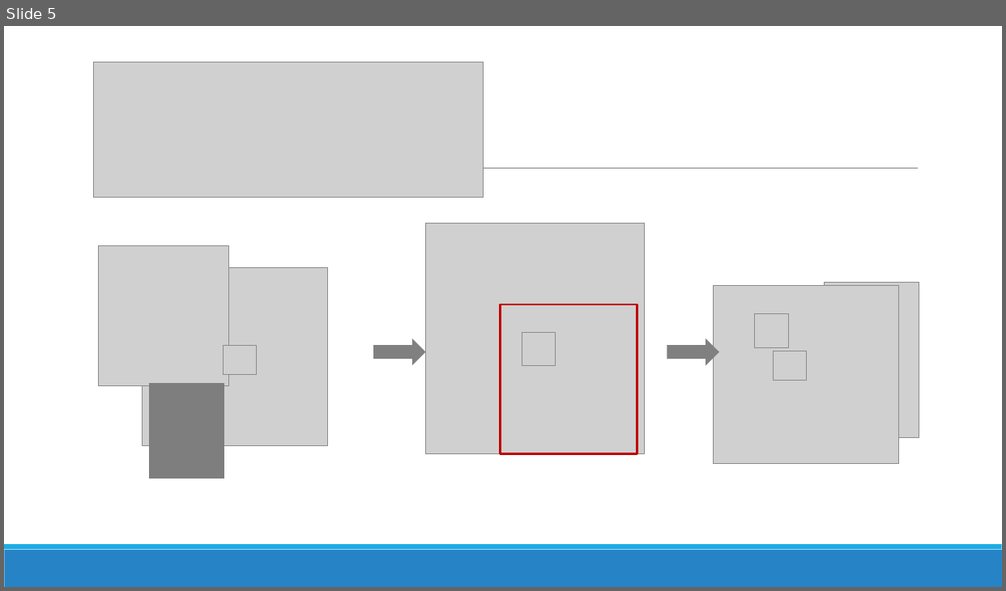
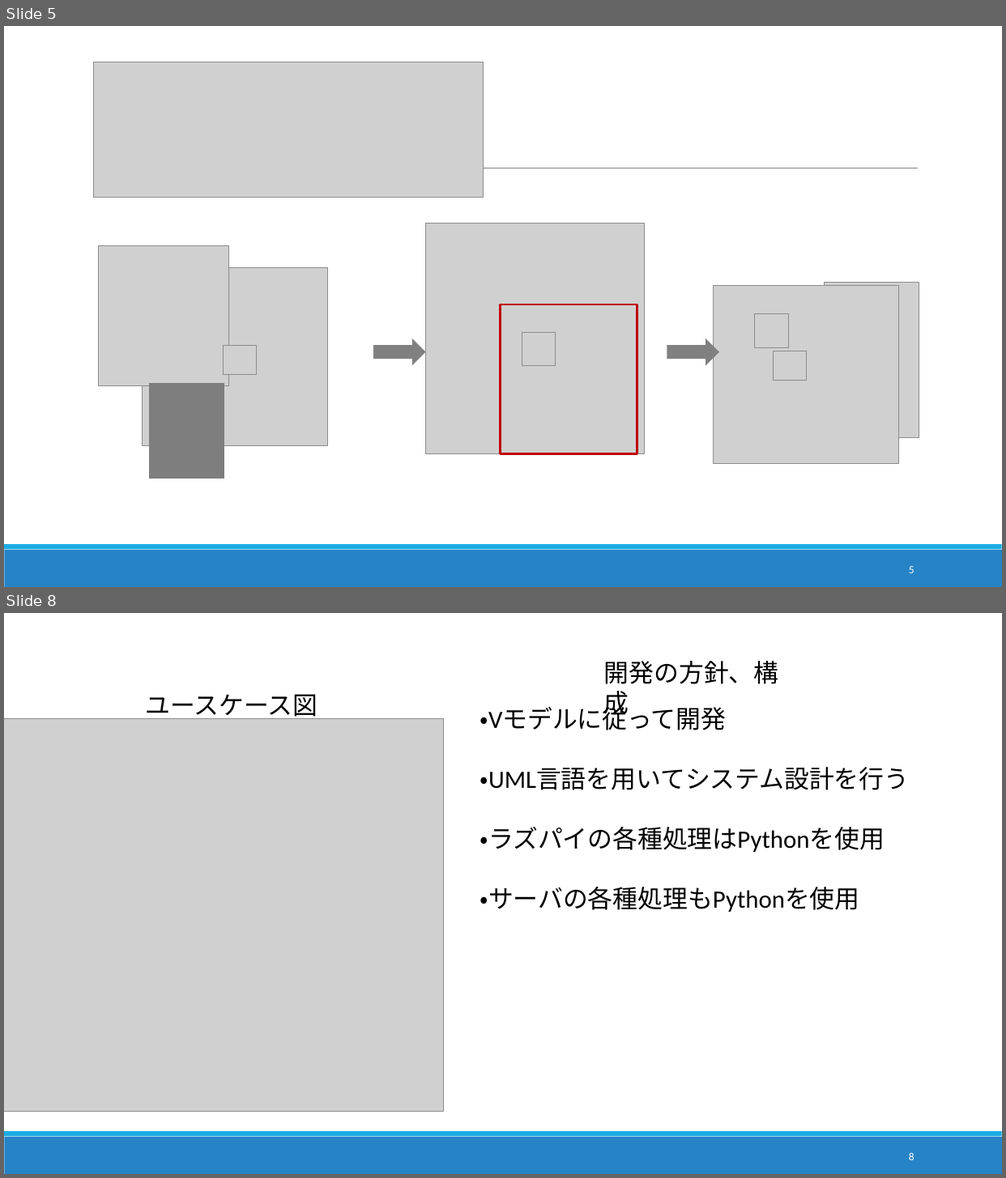
Before and after one commit to DJ956/YoloBarcodeReader, a slide deck: プレゼン/中間報告_danbara.pptx. Shown one above the other, each under a label of ours: slide 5 before the commit, slides 5 and 8 after it; the slides between them are not shown. The pictures are 1006x591 and 1006x1178 pixels, drawn with LibreOffice and Linux fonts; fonts in the diff are those of the drawing; grey boxes stand for pictures; background and template pictures are left out. Boxes give left, top, right and bottom in pixels: in the first picture for what was removed or moved away, otherwise in the second. Text is boxed around its words. In the diff, an @@ line names an element or a change of style, - is before the commit and + after.

```diff
--- a/プレゼン/中間報告_danbara.pptx
+++ b/プレゼン/中間報告_danbara.pptx
@@ slide 8 added at [4,613,1002,1174], background #FFFFFF; not listed: 2 template elements that a slide beside it also shows @@
@@ text added at [604,661,779,719], 24 pt, text #000000 @@
+開発の方針、構成
@@ text added at [146,694,318,722], 24 pt, text #000000 @@
+ユースケース図
@@ text added at [480,703,910,912], 24 pt, text #000000 @@
+・Vモデルに従って開発
+・UML言語を用いてシステム設計を行う
+・ラズパイの各種処理はPythonを使用
+・サーバの各種処理もPythonを使用
@@ picture added at [4,718,444,1112] @@
@@ page number added at [909,1153,914,1161], 10.5 pt, text #FFFFFF @@
+8
@@ slide 5 changed as well @@
@@ page number added at [909,566,914,574], 10.5 pt, text #FFFFFF @@
+5
```
Also in this commit, not shown: 7 other slides changed, 2 other slides added, 6 slides removed.
